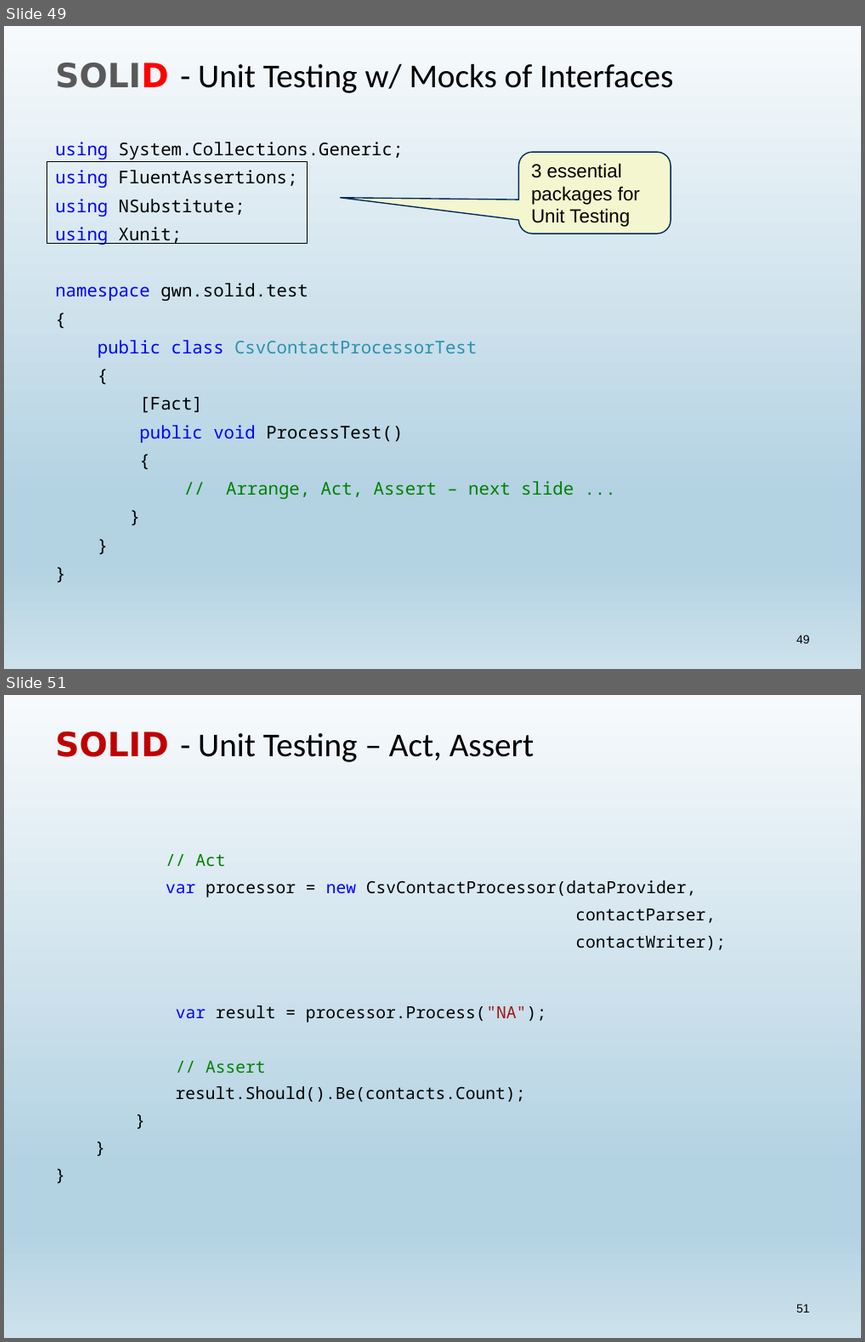
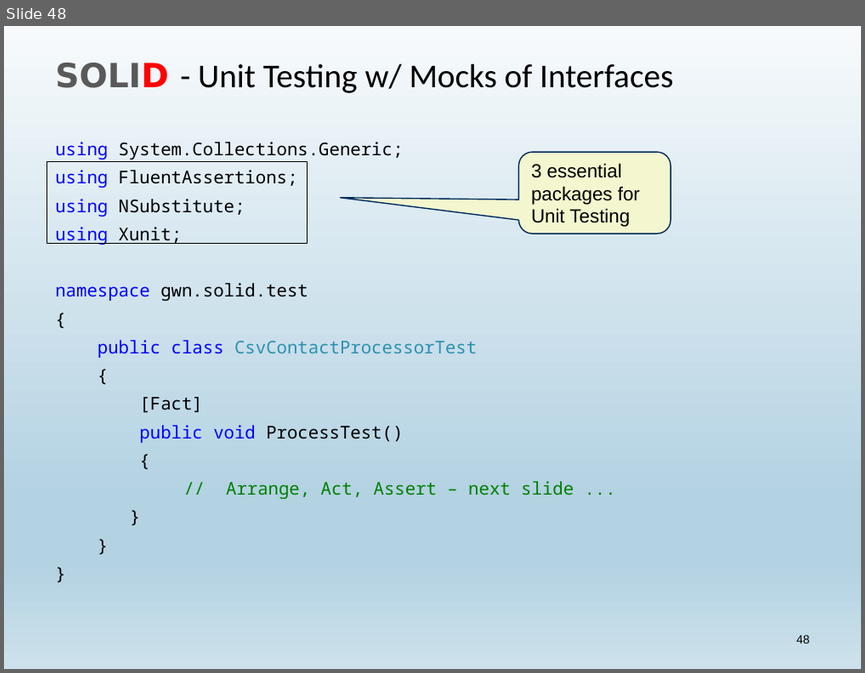
Before and after one commit to dgebert/presentations, a slide deck: SOLID.pptx. Shown one above the other, each under a label of ours: slides 49 and 51 before the commit, slide 48 after it; the slides between them are not shown. The pictures are 865x1342 and 865x673 pixels, drawn with LibreOffice and Linux fonts; fonts in the diff are those of the drawing. Boxes give left, top, right and bottom in pixels: in the first picture for what was removed or moved away, otherwise in the second. Text is boxed around its words. In the diff, an @@ line names an element or a change of style, - is before the commit and + after.

```diff
--- a/SOLID.pptx
+++ b/SOLID.pptx
@@ slide 51 removed at [4,695,861,1338], background gradient #F7FAFC to #B3D2E2 to #CCE1EB; not listed: 1 template element that a slide beside it also shows @@
@@ title removed at [55,732,534,762] @@
-SOLID - Unit Testing – Act, Assert
@@ text removed at [166,854,726,1101] @@
-// Act
-var processor = new CsvContactProcessor(dataProvider,
-contactParser,
-contactWriter);
-var result = processor.Process("NA");
-// Assert
-result.Should().Be(contacts.Count);
-}
-}
-}
@@ what was slide 49 is now slide 48 @@
```
Also in this commit, not shown: 14 slides changed, 1 slide added, 2 other slides removed.
